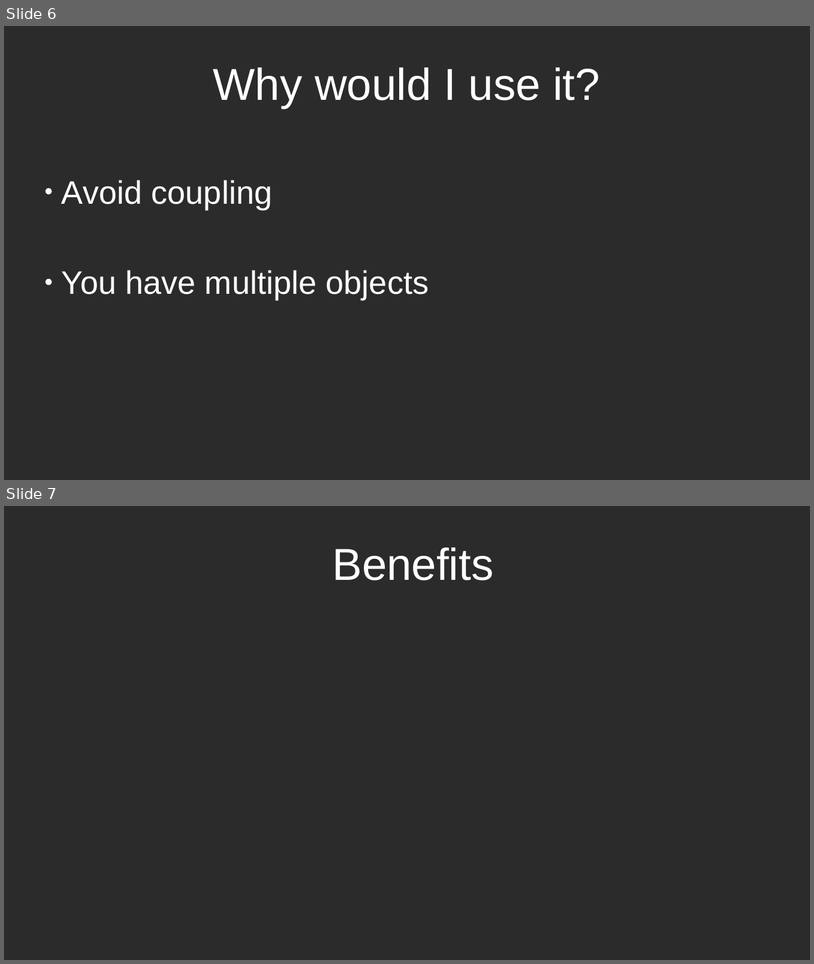
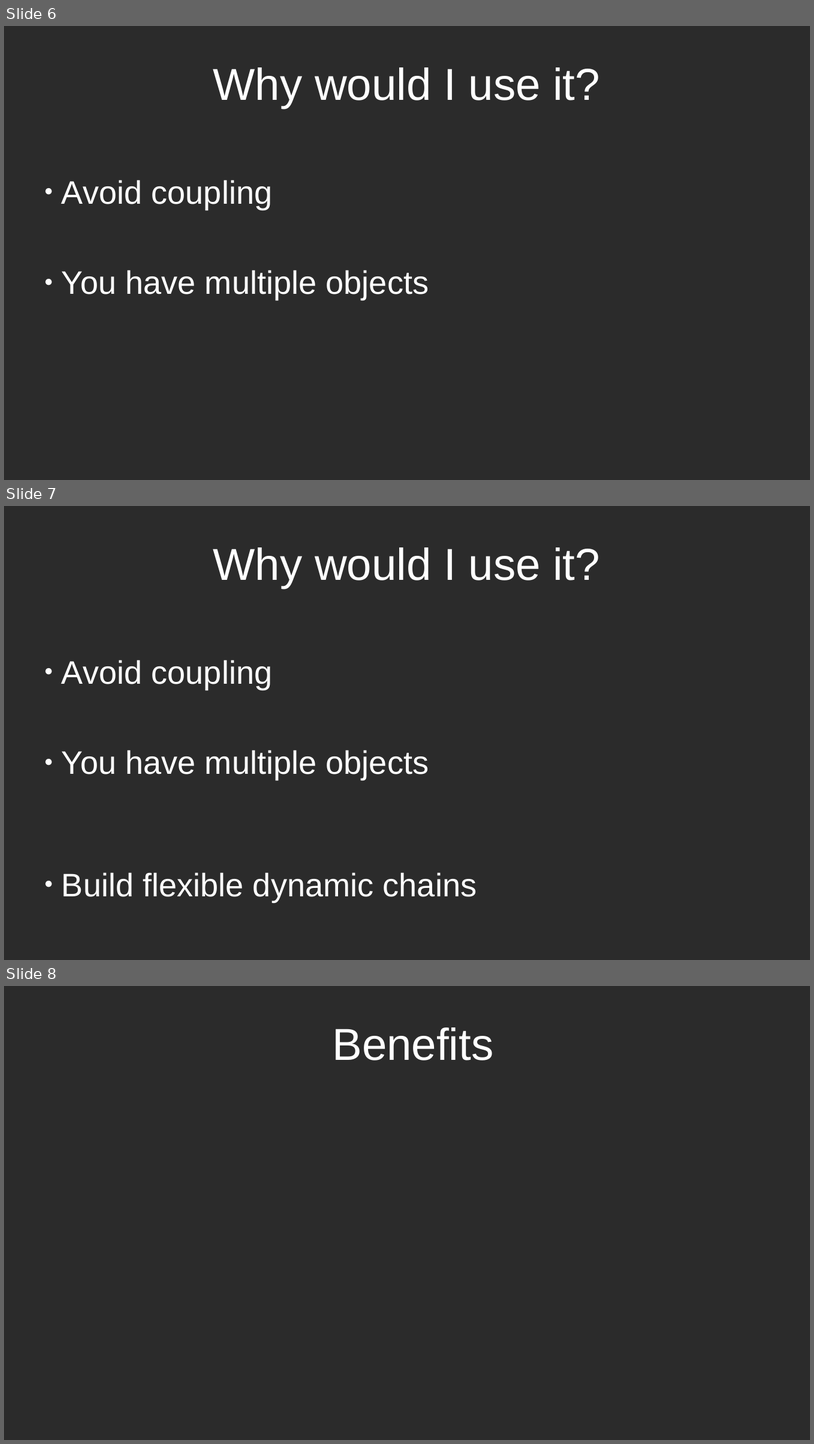
Before and after one commit to RayAndrade/JavaScriptStudy, a slide deck: Behavioral/ChainOfResponsibility/intro.odp. Shown one above the other, each under a label of ours: slides 6 and 7 before the commit, slides 6, 7 and 8 after it. The pictures are 814x964 and 814x1444 pixels, drawn with LibreOffice and Linux fonts; fonts in the diff are those of the drawing; background and template pictures are left out; a plain dark background stands for a picture behind light text. Boxes give left, top, right and bottom in pixels: in the first picture for what was removed or moved away, otherwise in the second. Text is boxed around its words. In the diff, an @@ line names an element or a change of style, - is before the commit and + after.

```diff
--- a/Behavioral/ChainOfResponsibility/intro.odp
+++ b/Behavioral/ChainOfResponsibility/intro.odp
@@ slide 7 added at (4, 506, 810, 960), background picture (left out) @@
@@ title added at (213, 547, 600, 588), 44 pt, text #FFFFFF @@
+Why would I use it?
@@ subtitle added at (62, 660, 477, 901), 32 pt, text #FFFFFF @@
+● Avoid coupling
+● You have multiple objects
+● Build flexible dynamic chains
@@ what was slide 7 is now slide 8 @@
```
Also in this commit, not shown: 3 other slides added, 1 slide removed, 5 other files.
